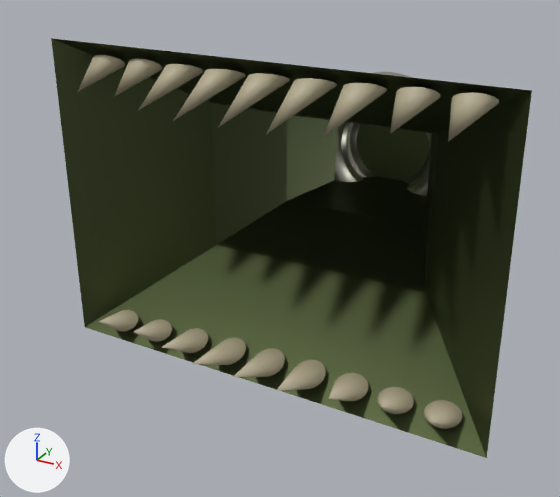
A saved change to the FBX model Gamelabs2025/Assets/3D/Items/Vacuum/vacuum-head.fbx.
Both versions are drawn from a 50 mm lens placed at (0.47, -1.088, 0.735), pointed at (-0.059, -0.126, 0.254). The axes (+X, +Y, +Z) are drawn at lower left. The lights are the same throughout. Where no turn or scale is listed for an object, it has been applied to the vertices.
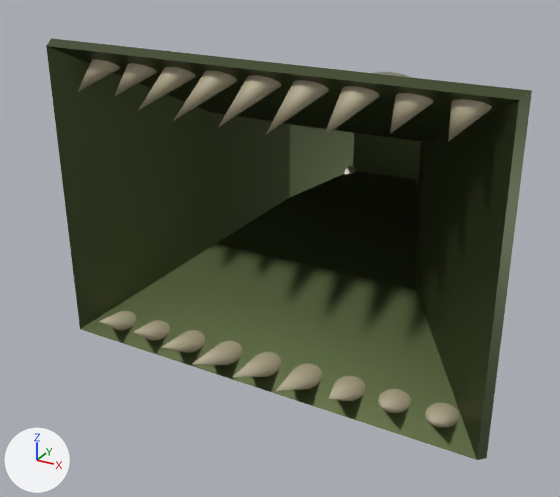
Boxes [x1, y1, x2, y2] around the edits, measured in the pictures (560 x 497 px):
'Torus', reshaped
    before: [51, 38, 532, 458]
    after: [46, 38, 532, 460]
part 1 of me_torus_001, added (green)
    after: [46, 38, 532, 460]

Patch to the scene script:
```diff
--- a/Gamelabs2025/Assets/3D/Items/Vacuum/vacuum-head.fbx.py
+++ b/Gamelabs2025/Assets/3D/Items/Vacuum/vacuum-head.fbx.py
@@ me_torus_001 @@
 # used by ob_torus; location = (-0.038, -0.884, 0.325)
-me_torus_001.from_pydata(...)  # 1762 vertices, 1759 faces; spans x -0.296..0.359, y 0.517..1.146, z -0.209..0.245
+me_torus_001.from_pydata(...)  # 3524 vertices, 3522 faces; spans x -0.296..0.359, y 0.517..1.146, z -0.209..0.245
+# me_torus_001 part 1: 1762 vertices added at x -0.289..0.351, y 0.576..1.126, z -0.202..0.238
 me_torus_001.materials.append(mat_metal_001)
```
